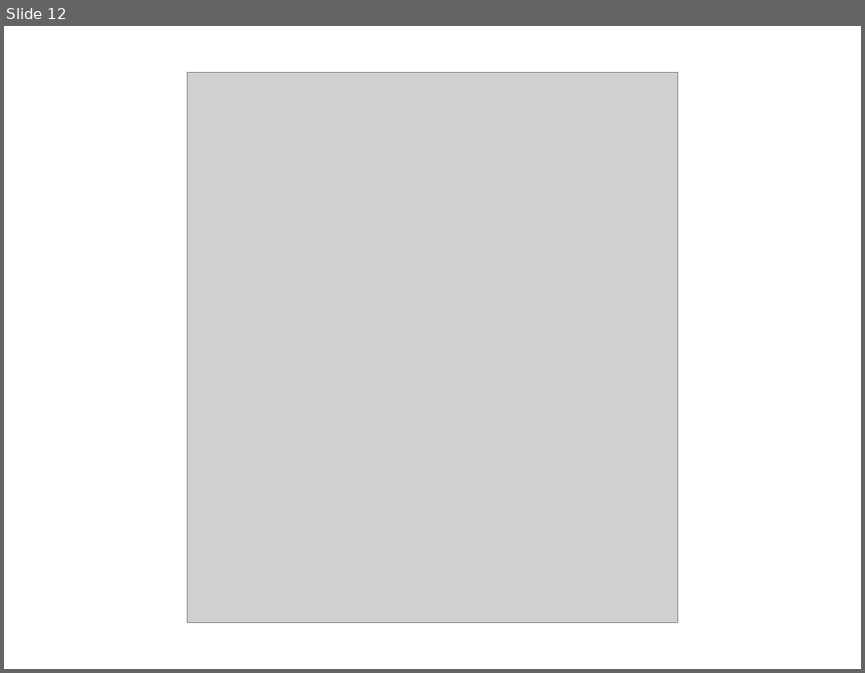
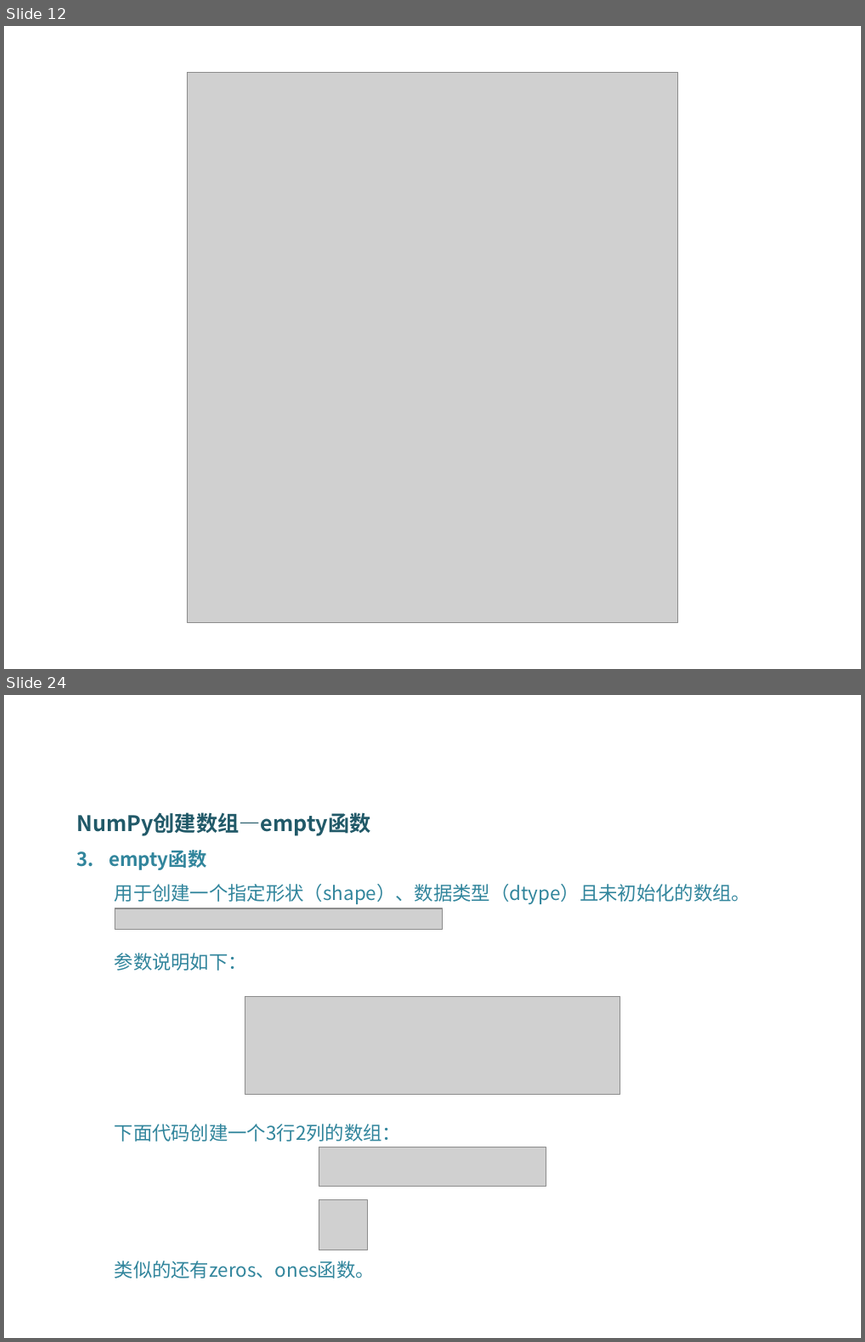
Before and after one commit to DataScienceCoding/Python-Data-Analysis, a slide deck: Python-Data-Analysis.pptx. Shown one above the other, each under a label of ours: slide 12 before the commit, slides 12 and 24 after it; the slides between them are not shown. The pictures are 865x673 and 865x1342 pixels, drawn with LibreOffice and Linux fonts; fonts in the diff are those of the drawing; grey boxes stand for pictures; background and template pictures are left out. Boxes give left, top, right and bottom in pixels: in the first picture for what was removed or moved away, otherwise in the second. Text is boxed around its words. In the diff, an @@ line names an element or a change of style, - is before the commit and + after.

```diff
--- a/Python-Data-Analysis.pptx
+++ b/Python-Data-Analysis.pptx
@@ slide 24 added at (4,695,861,1338), background picture (left out) @@
@@ text added at (76,812,750,1278), 16 pt, text #31859C @@
+NumPy创建数组—empty函数
+3. empty函数
+用于创建一个指定形状（shape）、数据类型（dtype）且未初始化的数组。
+参数说明如下：
+下面代码创建一个3行2列的数组：
+类似的还有zeros、ones函数。
@@ picture added at (115,908,442,929) @@
@@ picture added at (245,996,620,1094) @@
@@ picture added at (318,1146,546,1186) @@
@@ picture added at (318,1200,367,1249) @@
```
Also in this commit, not shown: 27 other slides added, 5 other files.
